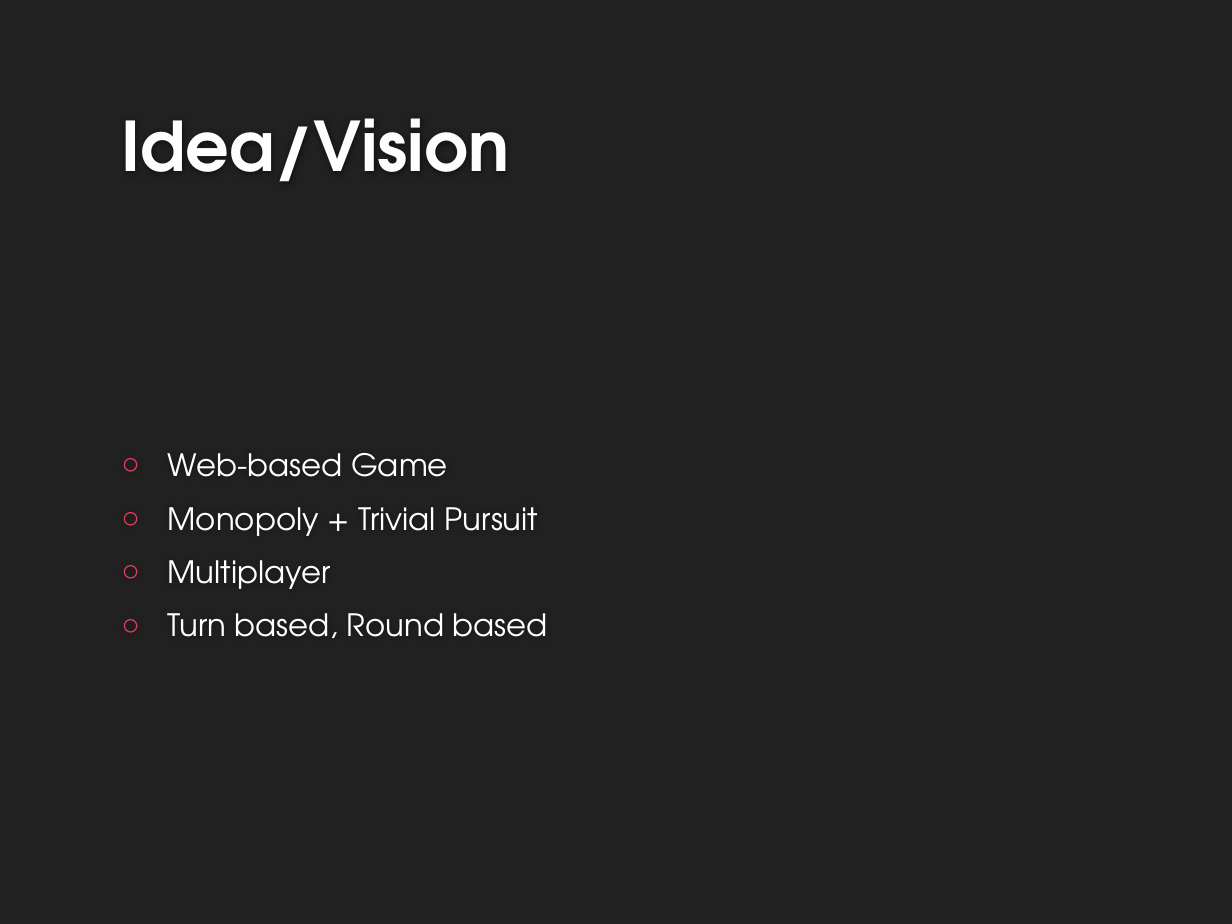
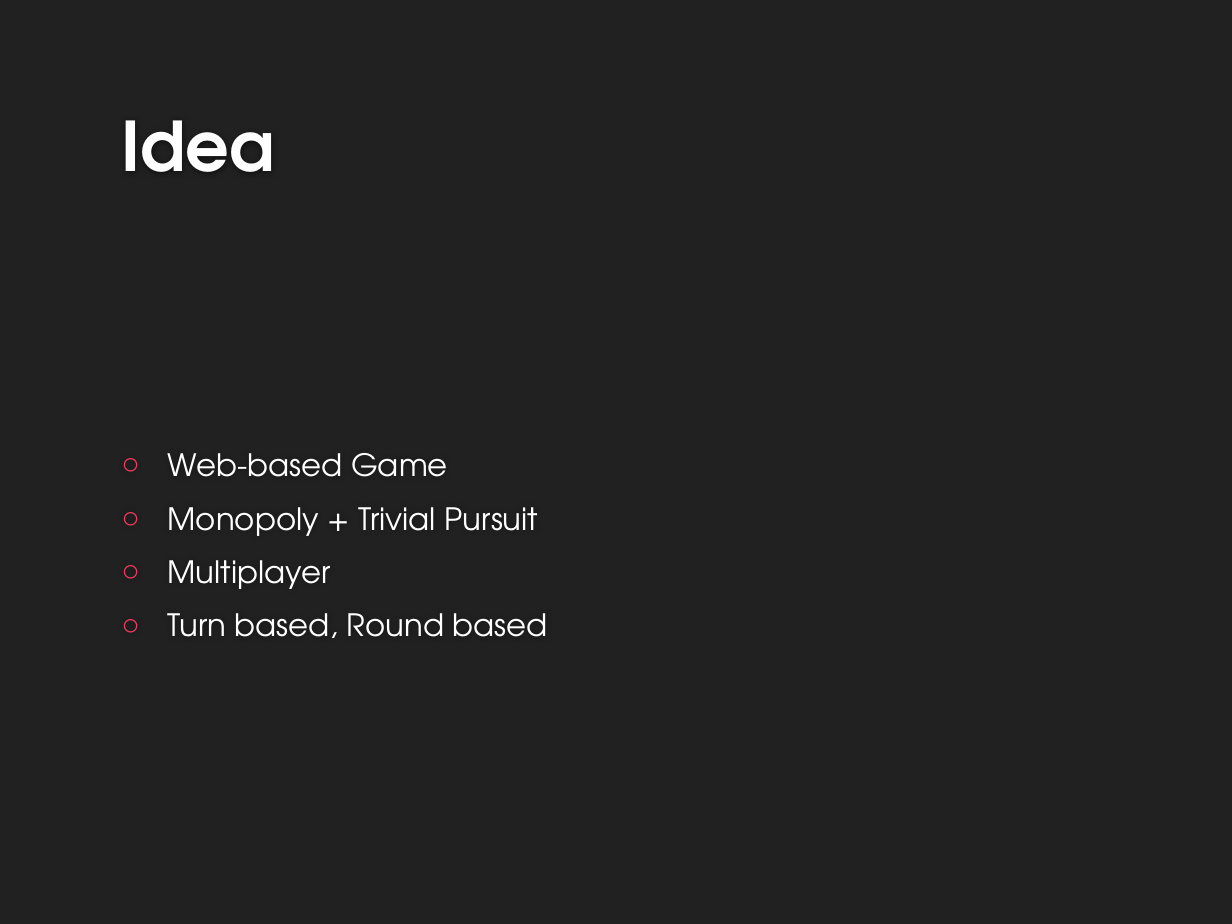
Before and after one commit to Kathamii/TINF15B4MCJI, a slide deck: slide 4 of docs/MidTermSE.pptx. Drawn at 1232x924 pixels with LibreOffice and Linux fonts; fonts in the diff are those of the drawing; background and template pictures are left out. Boxes give left, top, right and bottom in pixels: in the first picture for what was removed or moved away, otherwise in the second. Text is boxed around its words. In the diff, an @@ line names an element or a change of style, - is before the commit and + after.

```diff
--- a/docs/MidTermSE.pptx
+++ b/docs/MidTermSE.pptx
@@ title at bbox=[121, 120, 274, 172]: text changed @@
-Idea/Vision
+Idea
```
Also in this commit, not shown: 7 other slides changed, 5 slides added, 2 slides removed, 1 other file.
